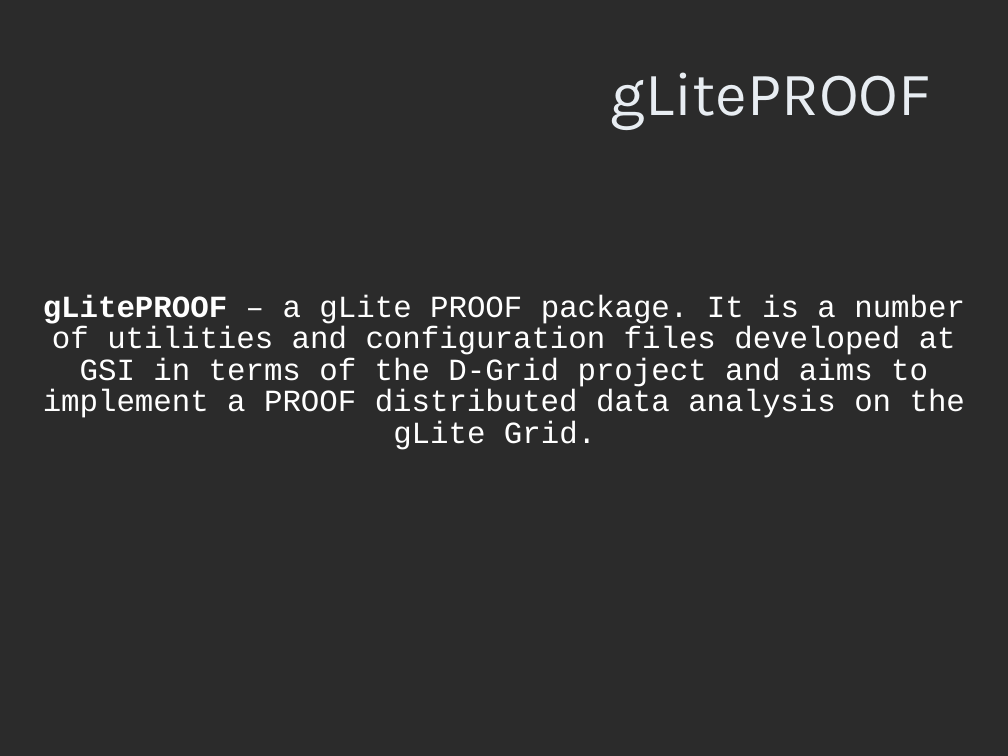
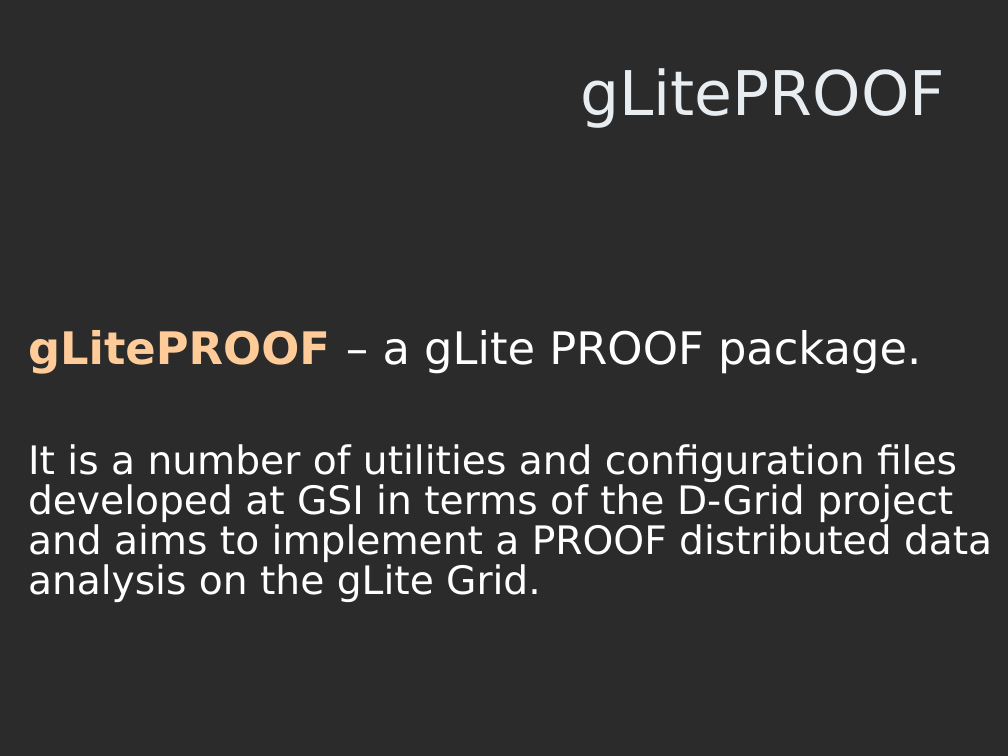
Before and after one commit to AnarManafov/PoDDocumentation, a slide deck: slide 8 of PROOF-Workshop/2007-Nov/PROOF-Workshop-2007-RGLite_gLitePROOF-GSI.ppt. Drawn at 1008x756 pixels with LibreOffice and Linux fonts; fonts in the diff are those of the drawing; background and template pictures are left out; a plain dark background stands for a picture behind light text. Boxes give left, top, right and bottom in pixels: in the first picture for what was removed or moved away, otherwise in the second. Text is boxed around its words. In the diff, an @@ line names an element or a change of style, - is before the commit and + after.

Commit message:
Documentation_modified: The PROOF-Workshop-2007 presentation has been updated to version 0.4(RC1)

```diff
--- a/PROOF-Workshop/2007-Nov/PROOF-Workshop-2007-RGLite_gLitePROOF-GSI.ppt
+++ b/PROOF-Workshop/2007-Nov/PROOF-Workshop-2007-RGLite_gLitePROOF-GSI.ppt
@@ title "gLitePROOF": place and size @@
-title "gLitePROOF" at (611,72,931,130)
+title "gLitePROOF" at (580,68,945,128)
@@ title "gLitePROOF" at (580,68,945,128): font Karla to DejaVu Sans @@
@@ text "gLitePROOF – a gLite PROOF ..." at (28,330,992,602): vertical alignment top to middle @@
@@ text at (28,330,992,602): text changed; size 22 to 28 pt; font Courier New to DejaVu Sans @@
-gLitePROOF – a gLite PROOF package. It is a number of utilities and configuration files developed at GSI in terms of the D-Grid project and aims to implement a PROOF distributed data analysis on the gLite Grid.
+gLitePROOF – a gLite PROOF package.
+It is a number of utilities and configuration files developed at GSI in terms of the D-Grid project and aims to implement a PROOF distributed data analysis on the gLite Grid.
```
Also in this commit, not shown: 8 other slides changed, 1 slide added, 2 slides removed.
